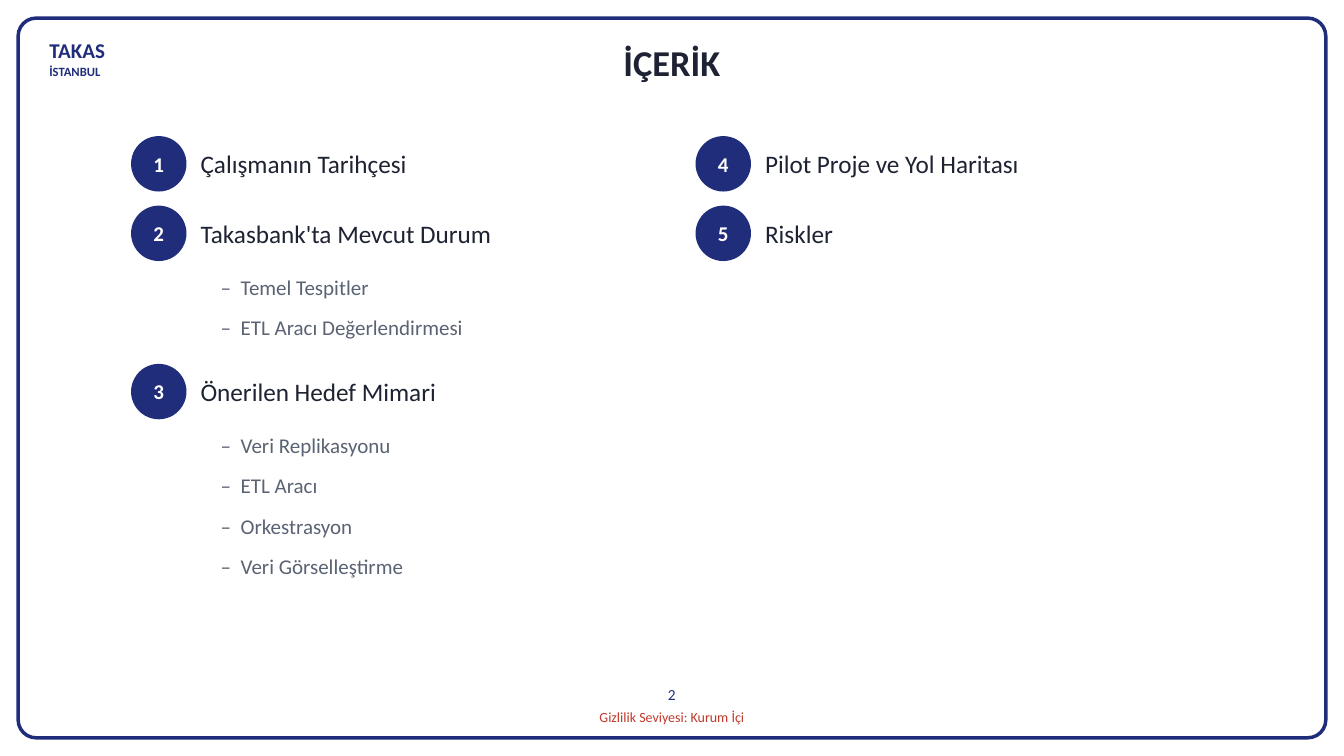
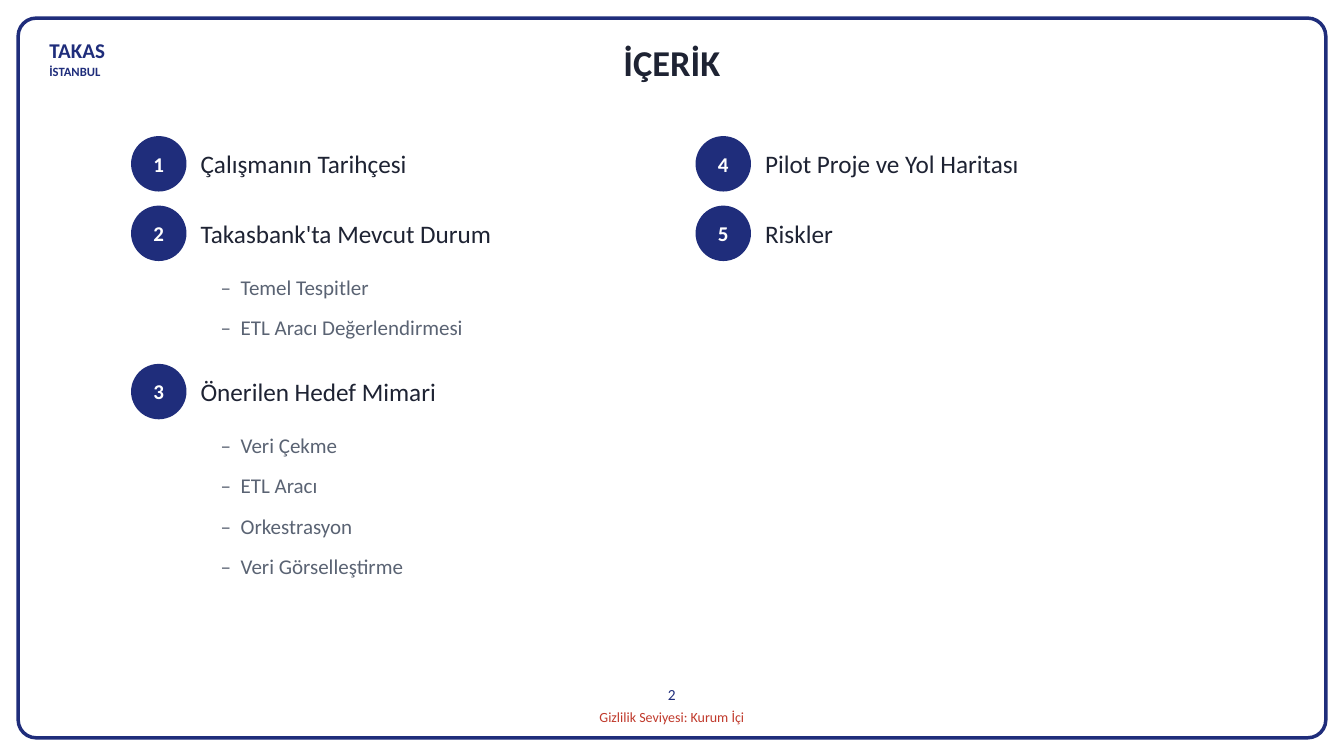
Before and after one commit to hanifidemirel0/Cursor-Projects, a slide deck: slide 2 of outputs/dwh-sunum-kasim-2026/5 - DWHSunum_Kasim2026.pptx. Drawn at 1344x756 pixels with LibreOffice and Linux fonts; fonts in the diff are those of the drawing. Boxes give left, top, right and bottom in pixels: in the first picture for what was removed or moved away, otherwise in the second. Text is boxed around its words. In the diff, an @@ line names an element or a change of style, - is before the commit and + after.

```diff
--- a/outputs/dwh-sunum-kasim-2026/5 - DWHSunum_Kasim2026.pptx
+++ b/outputs/dwh-sunum-kasim-2026/5 - DWHSunum_Kasim2026.pptx
@@ text at [241,438,337,457]: text changed @@
-– Veri Replikasyonu
+– Veri Çekme
```
Also in this commit, not shown: 11 other slides changed, 5 other files.
